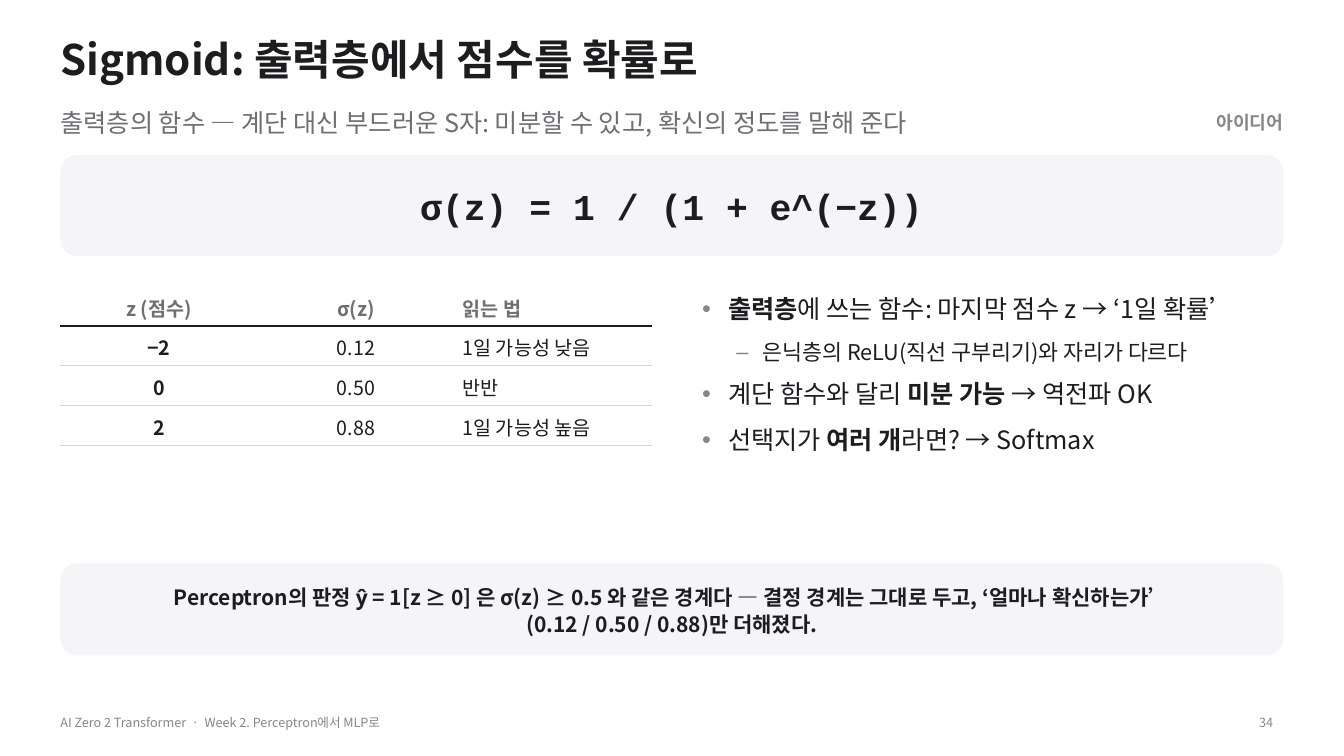
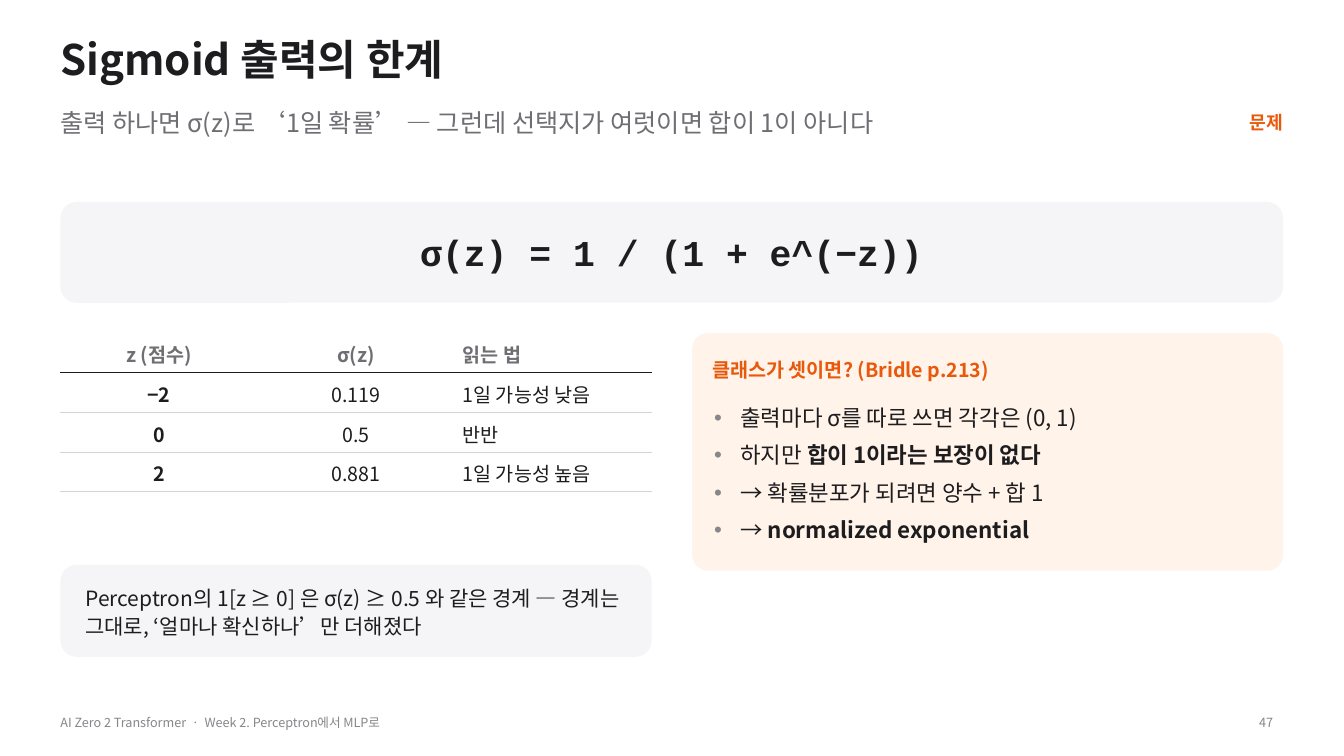
Before and after one commit to myunhh/AI-Zero-2-Transformers, a slide deck: slide 47 of lectures/week02_perceptron_to_mlp.pptx (slide 34 before the commit). Drawn at 1344x756 pixels with LibreOffice and Linux fonts; fonts in the diff are those of the drawing. Boxes give left, top, right and bottom in pixels: in the first picture for what was removed or moved away, otherwise in the second. Text is boxed around its words. In the diff, an @@ line names an element or a change of style, - is before the commit and + after.

```diff
--- a/lectures/week02_perceptron_to_mlp.pptx
+++ b/lectures/week02_perceptron_to_mlp.pptx
@@ title at [60, 39, 443, 85]: text changed @@
-Sigmoid: 출력층에서 점수를 확률로
+Sigmoid 출력의 한계
@@ text at [60, 111, 874, 137]: text changed @@
-출력층의 함수 — 계단 대신 부드러운 S자: 미분할 수 있고, 확신의 정도를 말해 준다
+출력 하나면 σ(z)로 ‘1일 확률’ — 그런데 선택지가 여럿이면 합이 1이 아니다
@@ text at [1250, 113, 1283, 131]: text changed; text colour #86868B to #E8590C @@
-아이디어
+문제
@@ 1 text, 1 table, 1 rounded rectangle: place and size @@
-1 text, 1 table, 1 rounded rectangle at [60, 155, 1284, 445]
+1 text, 1 table, 1 rounded rectangle at [60, 202, 1284, 491]
@@ text removed at [728, 297, 1235, 452] @@
-• 출력층에 쓰는 함수: 마지막 점수 z → ‘1일 확률’
-– 은닉층의 ReLU(직선 구부리기)와 자리가 다르다
-• 계단 함수와 달리 미분 가능 → 역전파 OK
-• 선택지가 여러 개라면? → Softmax
@@ table at [60, 333, 653, 491] @@
-row 2, column 2: 0.12
+row 2, column 2: 0.119
-row 3, column 2: 0.50
+row 3, column 2: 0.5
-row 4, column 2: 0.88
+row 4, column 2: 0.881
@@ rounded rectangle added at [693, 333, 1285, 571], fill #FFF3EA @@
@@ text added at [712, 360, 989, 382], 14 pt, text #E8590C, bold @@
+클래스가 셋이면? (Bridle p.213)
@@ text added at [740, 407, 1077, 543], 16 pt, text #1D1D1F @@
+• 출력마다 σ를 따로 쓰면 각각은 (0, 1)
+• 하지만 합이 1이라는 보장이 없다
+• → 확률분포가 되려면 양수 + 합 1
+• → normalized exponential
@@ rounded rectangle "Perceptron의 1[z ≥ 0] 은 ...": place and size @@
-rounded rectangle "Perceptron의 1[z ≥ 0] 은 ..." at [60, 564, 1284, 655]
+rounded rectangle "Perceptron의 1[z ≥ 0] 은 ..." at [60, 565, 652, 656]
@@ text in rounded rectangle at [85, 588, 620, 638]: text changed; bold off @@
-Perceptron의 판정 ŷ = 1[z ≥ 0] 은 σ(z) ≥ 0.5 와 같은 경계다 — 결정 경계는 그대로 두고, ‘얼마나 확신하는가’ (0.12 / 0.50 / 0.88)만 더해졌다.
+Perceptron의 1[z ≥ 0] 은 σ(z) ≥ 0.5 와 같은 경계 — 경계는 그대로, ‘얼마나 확신하나’만 더해졌다
@@ page number at [1259, 718, 1273, 727]: text changed @@
-34
+47
```
Also in this commit, not shown: 33 other slides changed, 22 slides added, 10 slides removed, 11 other files.
